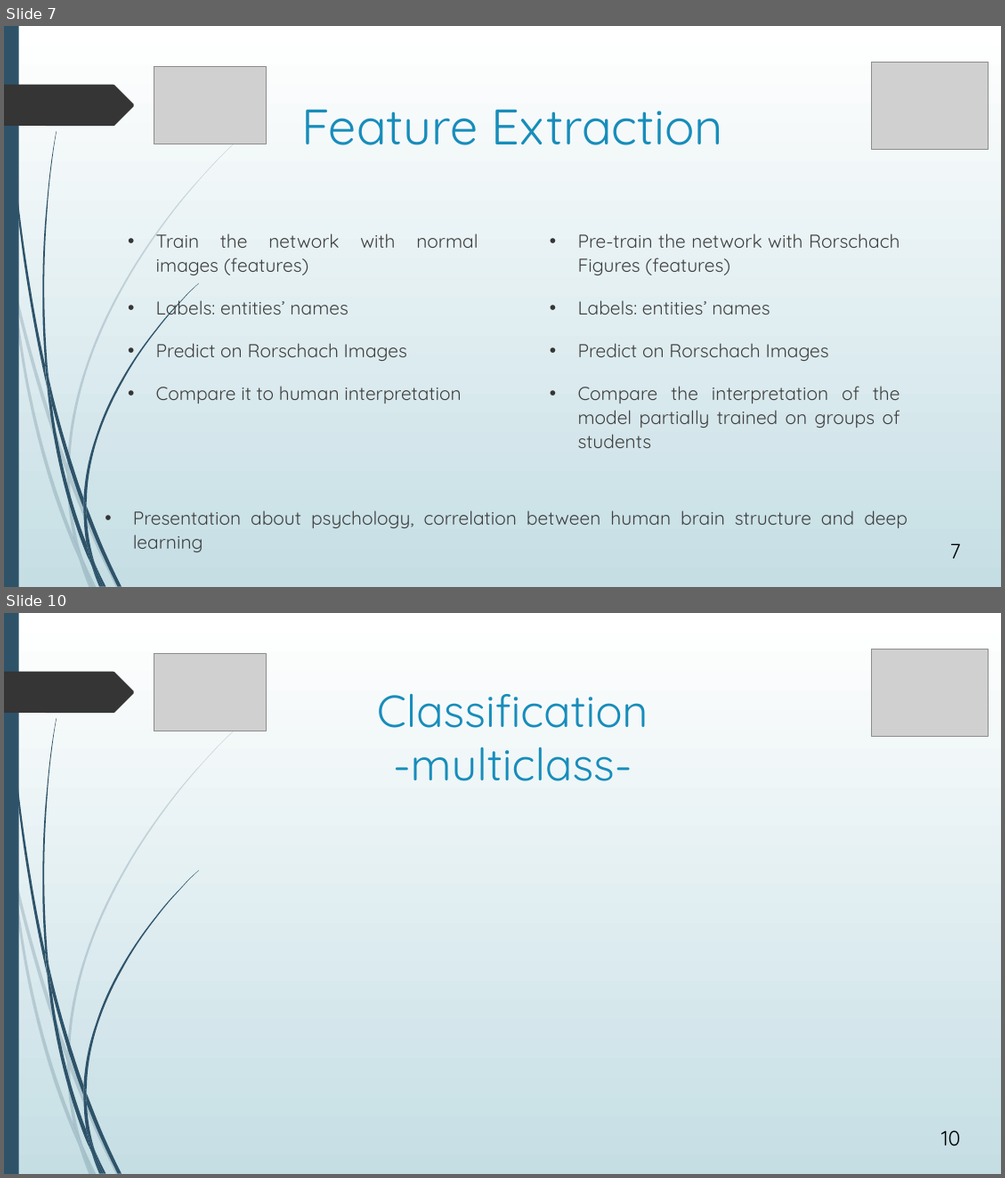
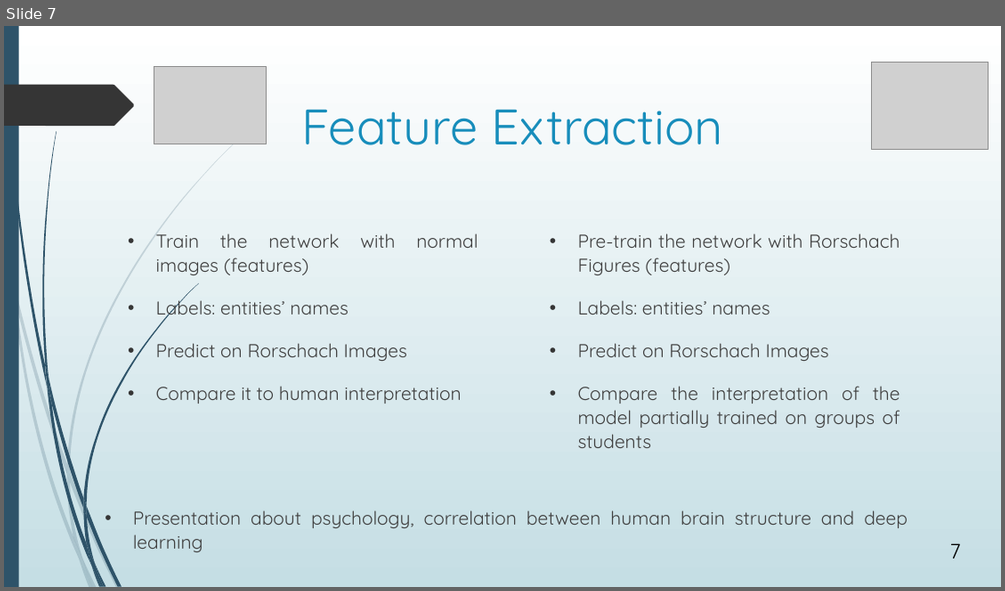
Before and after one commit to avasile96/CAD, a slide deck: Presentation_updated.pptx. Shown one above the other, each under a label of ours: slides 7 and 10 before the commit, slide 7 after it; the slides between them are not shown. The pictures are 1005x1178 and 1005x591 pixels, drawn with LibreOffice and Linux fonts; fonts in the diff are those of the drawing; grey boxes stand for pictures. Boxes give left, top, right and bottom in pixels: in the first picture for what was removed or moved away, otherwise in the second. Text is boxed around its words. In the diff, an @@ line names an element or a change of style, - is before the commit and + after.

```diff
--- a/Presentation_updated.pptx
+++ b/Presentation_updated.pptx
@@ slide 10 removed at [4, 613, 1001, 1174], background gradient #FFFFFF to #C5DEE5; not listed: 24 template elements that a slide beside it also shows @@
@@ picture removed at [154, 654, 267, 731] @@
@@ picture removed at [872, 649, 988, 737] @@
@@ title removed at [377, 693, 648, 781] @@
-Classification
--multiclass-
@@ page number removed at [941, 1130, 961, 1146] @@
-10
```
Also in this commit, not shown: 4 slides changed, 3 slides added, 2 other slides removed.
